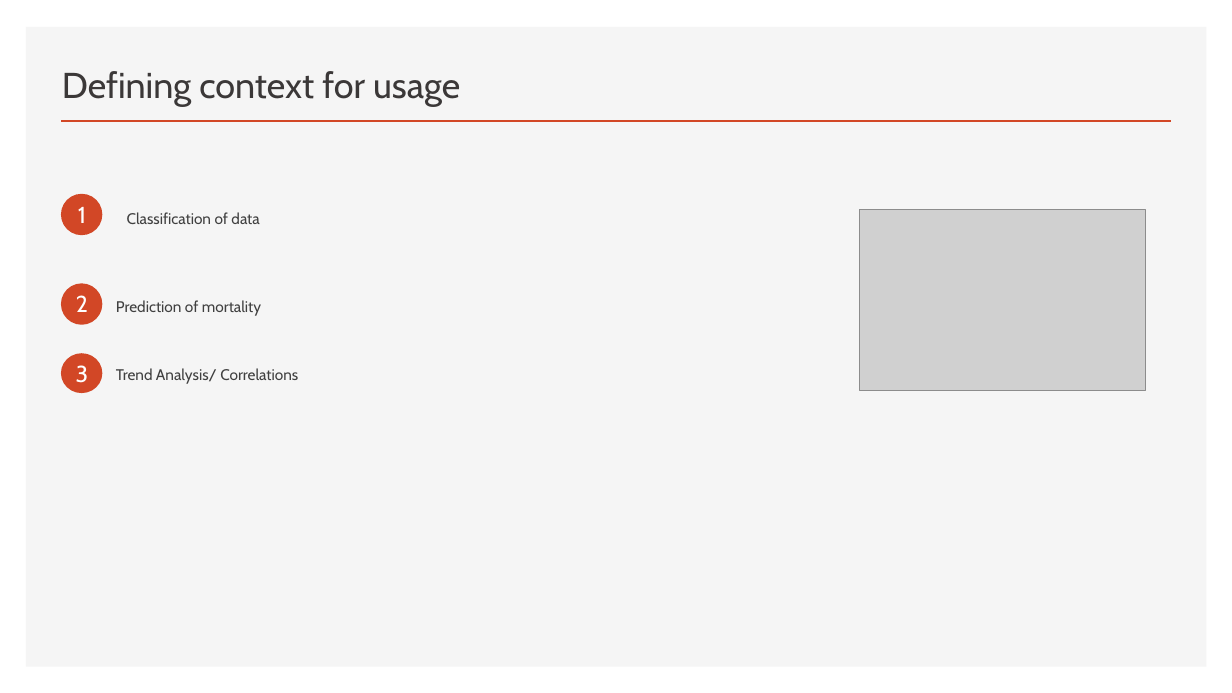
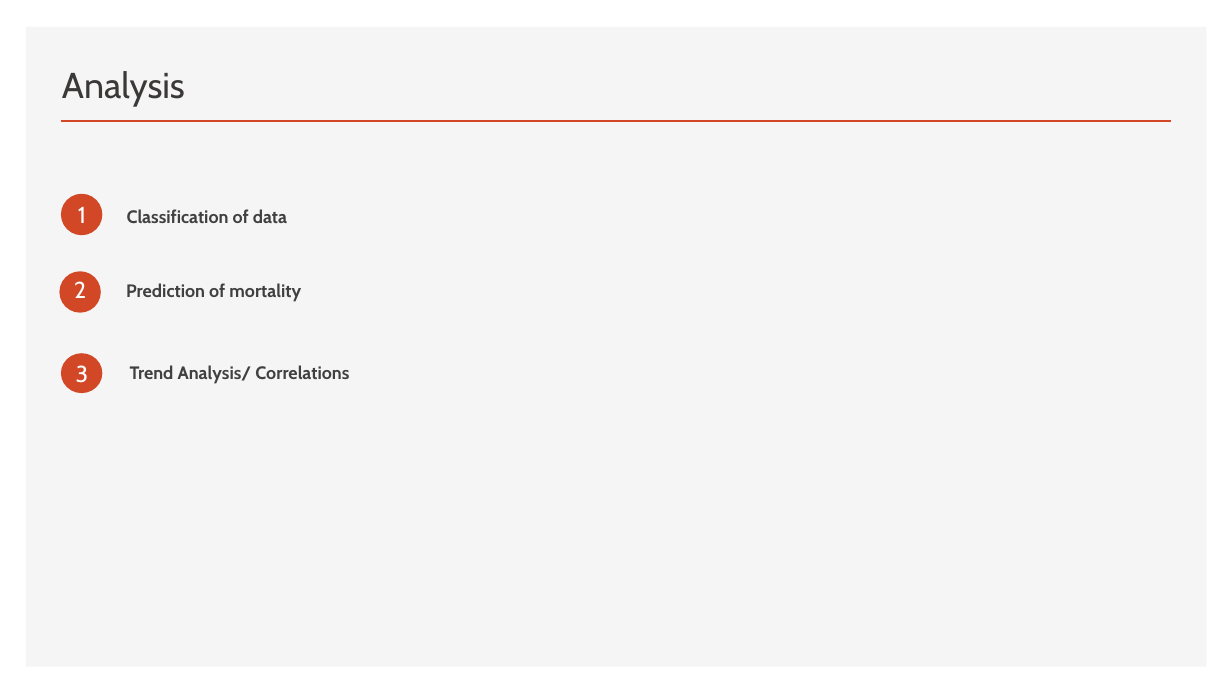
Before and after one commit to rsbtoronto/UofTTeamJTermProject, a slide deck: slide 3 of Welcome to Team J Project.pptx. Drawn at 1232x693 pixels with LibreOffice and Linux fonts; fonts in the diff are those of the drawing; grey boxes stand for pictures. Boxes give left, top, right and bottom in pixels: in the first picture for what was removed or moved away, otherwise in the second. Text is boxed around its words. In the diff, an @@ line names an element or a change of style, - is before the commit and + after.

```diff
--- a/Welcome to Team J Project.pptx
+++ b/Welcome to Team J Project.pptx
@@ title at box(62, 71, 185, 106): text changed @@
-Defining context for usage
+Analysis
@@ picture removed at box(860, 210, 1145, 391) @@
@@ text "2": place and size @@
-text "2" at box(76, 295, 88, 312)
+text "2" at box(74, 281, 86, 298)
@@ ellipse: place and size @@
-ellipse at box(61, 284, 103, 325)
+ellipse at box(59, 272, 101, 313)
@@ size 12 to 14 pt, bold on in 3 elements at box(127, 209, 287, 223), box(130, 365, 349, 384), box(126, 283, 301, 302) @@
@@ text "Prediction of mortality": place and size @@
-text "Prediction of mortality" at box(116, 300, 261, 316)
+text "Prediction of mortality" at box(126, 283, 301, 302)
@@ text "Trend Analysis/ Correlations": place and size @@
-text "Trend Analysis/ Correlations" at box(116, 368, 298, 384)
+text "Trend Analysis/ Correlations" at box(130, 365, 349, 384)
```
Also in this commit, not shown: 1 other slide changed, 4 slides added, 4 slides removed, 5 other files.
